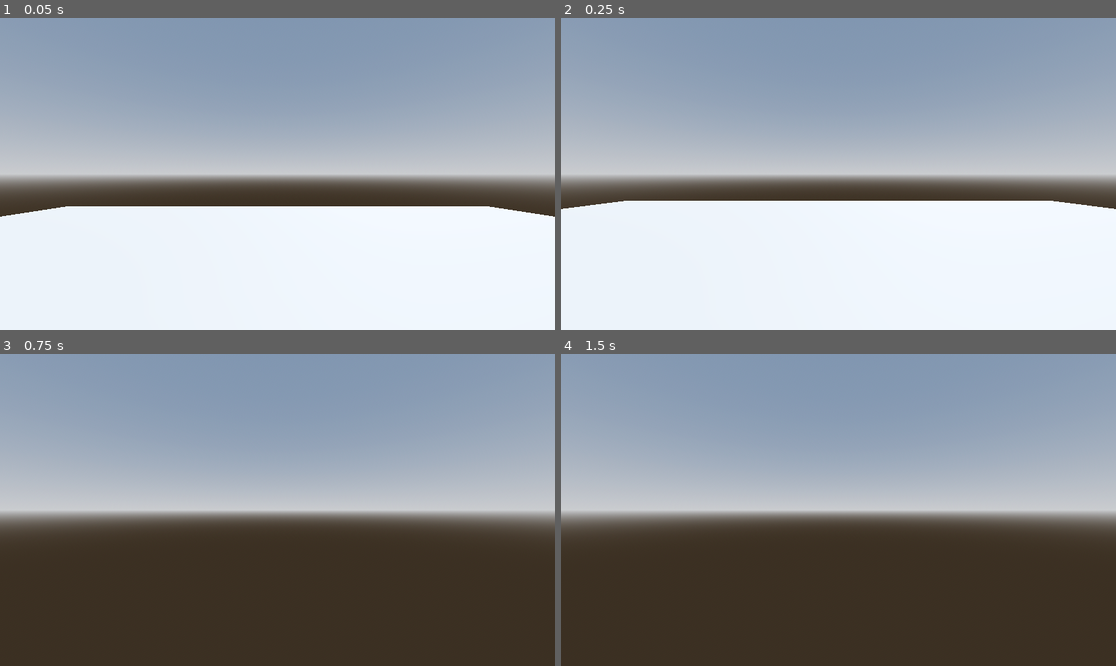
Above: before the commit, frames 1-4 (two rows, left to right).
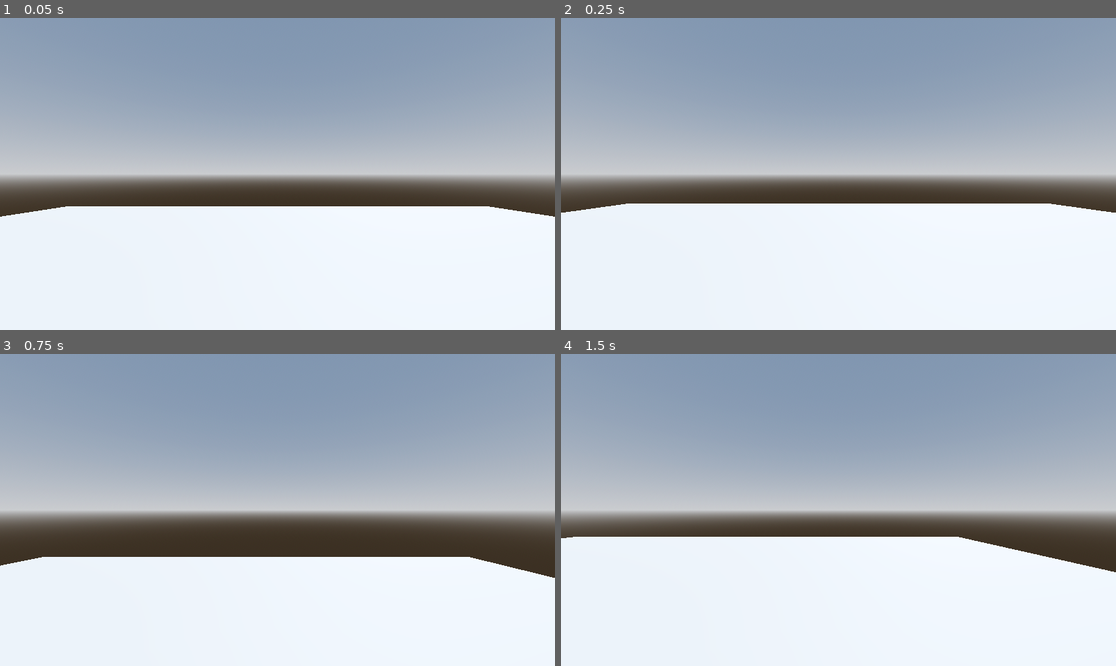
Above: after the commit, the same moments.

Repository: LJmcp/Hot_Cold_Maze
Game: Godot game, scene res://Maze.tscn
The game is run twice, just before and just after one commit, with the same random seed, the same clock (stepped at 60 frames per second) and the same inputs. The project has no main scene, so this scene is started directly.
Inputs:
- Up to frame 1 (0.05 s): no input
- Up to frame 2 (0.25 s): no input
- Up to frame 3 (0.75 s): tap Enter (ui_accept) at 0.5 s; hold Right (ui_right) from 0.53 s (still down)
- Up to frame 4 (1.5 s): tap Enter (ui_accept) at 0.77 s; release Right (ui_right) at 1.28 s; hold Down (ui_down) from 1.28 s (still down)

Frame 1 is identical in both runs. In frame 2, 0.9% of the frame differs, in the area x 0-100%, y 58-63%; in frame 3, 34%; in frame 4, 40%, in the area x 0-100%, y 58-100%.

Commit message:
MazeModel

Diff:
--- a/invisiblemaze/Maze.tscn
+++ b/invisiblemaze/Maze.tscn
@@ -19,6 +19,9 @@
 
 [sub_resource type="PlaneMesh" id="PlaneMesh_a4hq5"]
 size = Vector2(20, 20)
+
+[sub_resource type="ConcavePolygonShape3D" id="ConcavePolygonShape3D_bt0ne"]
+data = PackedVector3Array(10, 0, 10, -10, 0, 10, 10, 0, -10, -10, 0, 10, -10, 0, -10, 10, 0, -10)
 
 [node name="Node3D" type="Node3D"]
 
@@ -41,3 +44,8 @@
 
 [node name="MeshInstance3D" type="MeshInstance3D" parent="."]
 mesh = SubResource("PlaneMesh_a4hq5")
+
+[node name="StaticBody3D" type="StaticBody3D" parent="MeshInstance3D"]
+
+[node name="CollisionShape3D" type="CollisionShape3D" parent="MeshInstance3D/StaticBody3D"]
+shape = SubResource("ConcavePolygonShape3D_bt0ne")
--- a/invisiblemaze/project.godot
+++ b/invisiblemaze/project.godot
@@ -13,3 +13,7 @@
 config/name="InvisibleMaze"
 config/features=PackedStringArray("4.4", "Forward Plus")
 config/icon="res://icon.svg"
+
+[dotnet]
+
+project/assembly_name="InvisibleMaze"
Not shown: 1 places in invisiblemaze/Maze.tscn that only renumber resources
